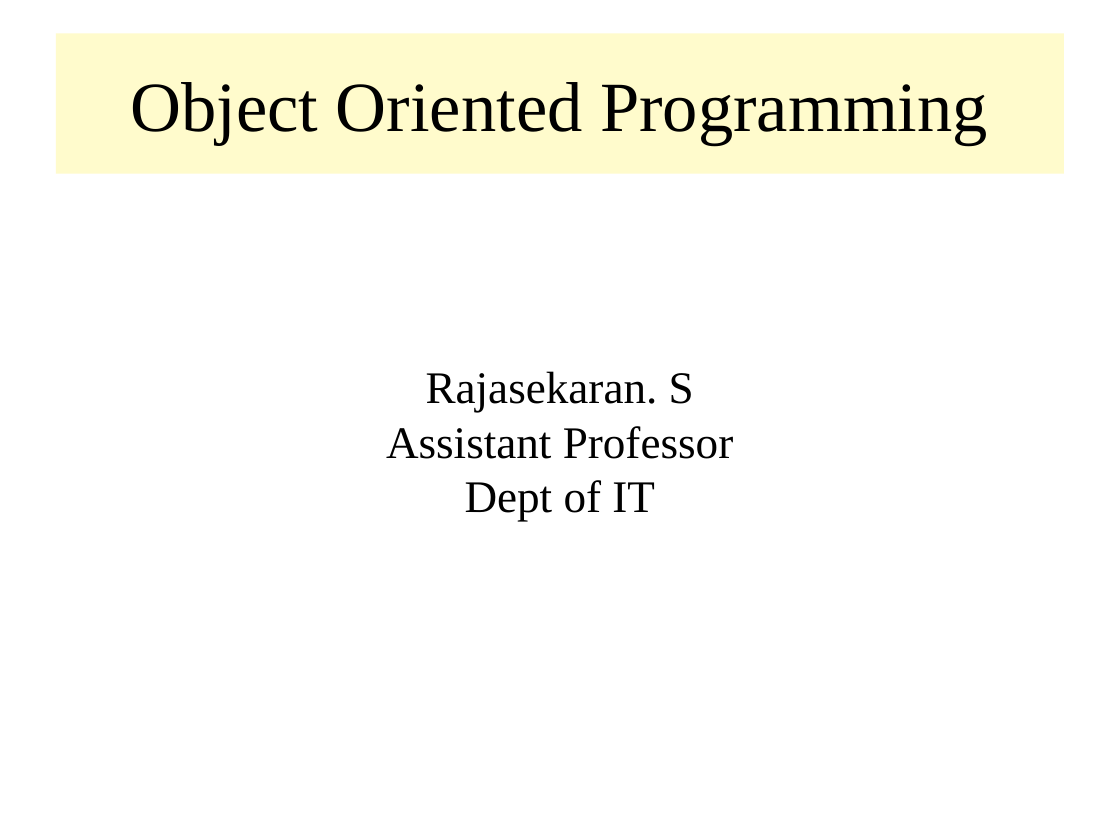
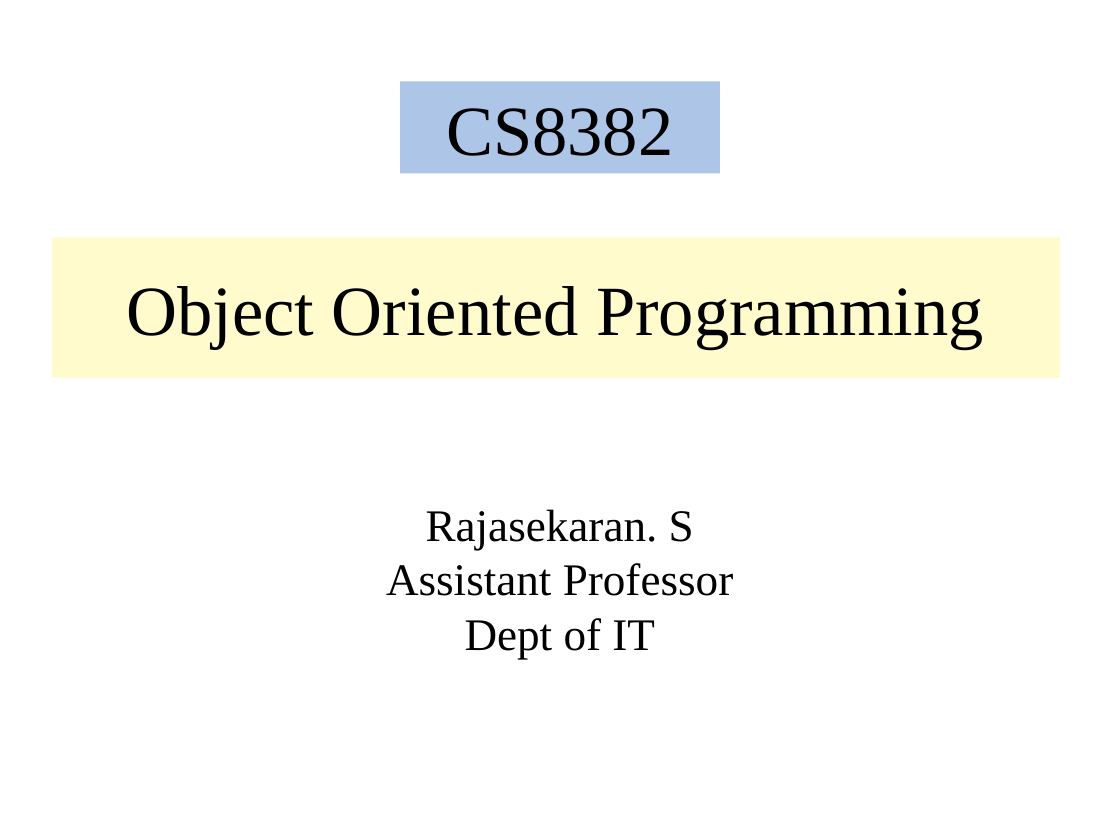
Before and after one commit to rajasekaran36/CS8392-OOPS, a slide deck: slide 1 of Slides/Unit 1/CS8392_U1_1_OOP_Intro.odp. Drawn at 1120x840 pixels with LibreOffice and Linux fonts; fonts in the diff are those of the drawing. Boxes give left, top, right and bottom in pixels: in the first picture for what was removed or moved away, otherwise in the second. Text is boxed around its words. In the diff, an @@ line names an element or a change of style, - is before the commit and + after.

```diff
--- a/Slides/Unit 1/CS8392_U1_1_OOP_Intro.odp
+++ b/Slides/Unit 1/CS8392_U1_1_OOP_Intro.odp
@@ title added at (400, 81, 721, 174), fill #ADC5E7, 50 pt, text #000000 @@
+CS8382
@@ title "Object Oriented Programming": place and size @@
-title "Object Oriented Programming" at (56, 34, 1064, 174)
+title "Object Oriented Programming" at (52, 238, 1060, 378)
@@ subtitle "Rajasekaran. S": place and size @@
-subtitle "Rajasekaran. S" at (386, 371, 734, 521)
+subtitle "Rajasekaran. S" at (386, 509, 734, 659)
```
Also in this commit, not shown: 9 other slides changed, 2 slides added, 1 slide removed, 3 other files.
